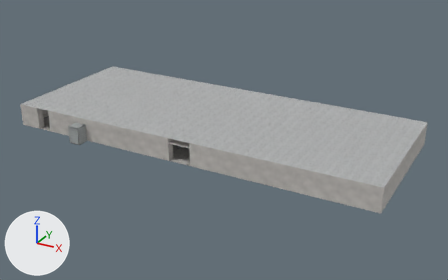
What one commit did to the glTF model assets/campus_q3/scenes/lab1.glb.
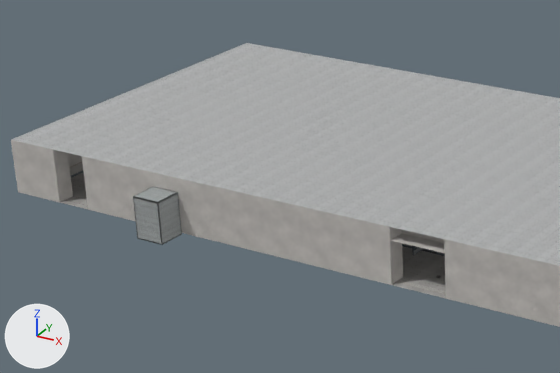
Each version appears first whole from a 50 mm camera at (37.6, -66.3, 32.5) aimed at (1.5, -0.8, -0.3), and next in a close-up on the part from 4% to 52% of the width and 18% to 70% of the height. The lights are fixed; the arrows at lower left show +X, +Y and +Z. The older version's two pictures come first. Where no turn or scale is listed for an object, it has been applied to the vertices. Vertices at exactly the same position are counted once.

Script lines for the objects in view, before the commit:
```python
me_mesh_35 = bpy.data.meshes.new('Mesh_35')
me_mesh_35.from_pydata(...)  # 4 vertices, 2 faces; spans x -25.0..25.0, y -10.0..10.0, z 3.0
me_mesh_35.materials.append(mat_meshphongmaterial_028)
me_mesh_36 = bpy.data.meshes.new('Mesh_36')
me_mesh_36.from_pydata(...)  # 438 vertices, 678 faces; spans x -25.0..25.0, y -10.0..10.0, z 0.0..3.0
me_mesh_36.materials.append(mat_meshphongmaterial_029)
me_mesh_41 = bpy.data.meshes.new('Mesh_41')
me_mesh_41.from_pydata(...)  # 5297 vertices, 8024 faces; spans x -24.0..24.0, y -11.5..8.9, z -0.1..3.0
me_mesh_41.materials.append(mat_meshphongmaterial_034)
ob_lab1_m1 = bpy.data.objects.new('lab1_m1', me_mesh_35)
ob_lab1_m1.location = (0.0, 0.0, 0.0)
ob_lab1_m2 = bpy.data.objects.new('lab1_m2', me_mesh_36)
ob_lab1_m2.location = (0.0, 0.0, 0.0)
ob_lab1_m7 = bpy.data.objects.new('lab1_m7', me_mesh_41)
ob_lab1_m7.location = (0.0, 0.0, 0.0)
# also in view: 'lab1_m0' at (0.0, 0.0, 0.0)
```
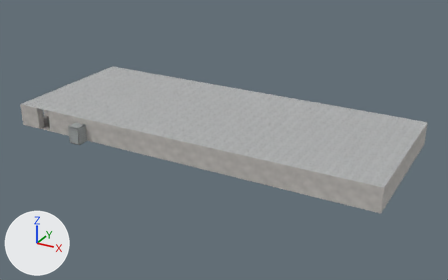
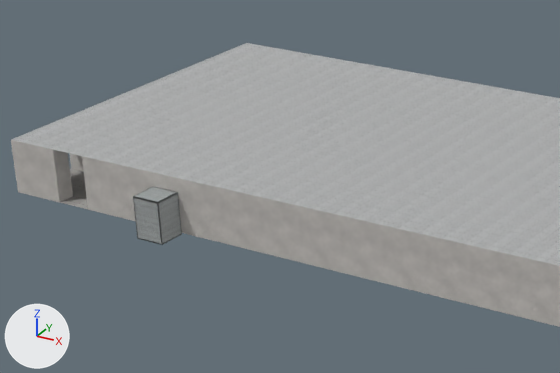
What differs and where, as boxes (x1, y1, x2, y2) in the close-ups (560 x 373 px; the box of a moved part takes in the faces that stretch with it):
part 1 of me_mesh_36, moved or reshaped: before (11, 140, 83, 202); after (69, 153, 83, 171)
'lab1_m0', unchanged, covered by the edit: before (60, 172, 446, 298); after (60, 168, 88, 209)

Patch to the scene script:
```diff
--- a/assets/campus_q3/scenes/lab1.glb.py
+++ b/assets/campus_q3/scenes/lab1.glb.py
@@ me_mesh_36 @@
 # used by ob_lab1_m2; location = (0.0, 0.0, 0.0)
-me_mesh_36.from_pydata(...)  # 438 vertices, 678 faces; spans x -25.0..25.0, y -10.0..10.0, z 0.0..3.0
-me_mesh_36.materials.append(mat_meshphongmaterial_029)
+me_mesh_36.from_pydata(...)  # 419 vertices, 646 faces; spans x -25.0..25.0, y -10.0..10.0, z 0.0..3.0
+# me_mesh_36 part 1: 7 vertices removed from x -24.0, y -10.0..-6.0, z 0.0..3.0; 14 vertices added at x -25.0..-24.0, y -9.0..-6.0, z 0.0..3.0
+# other edits to the shape of me_mesh_36 do not show in these pictures
+me_mesh_36.materials.append(mat_meshphongmaterial_030)
```
